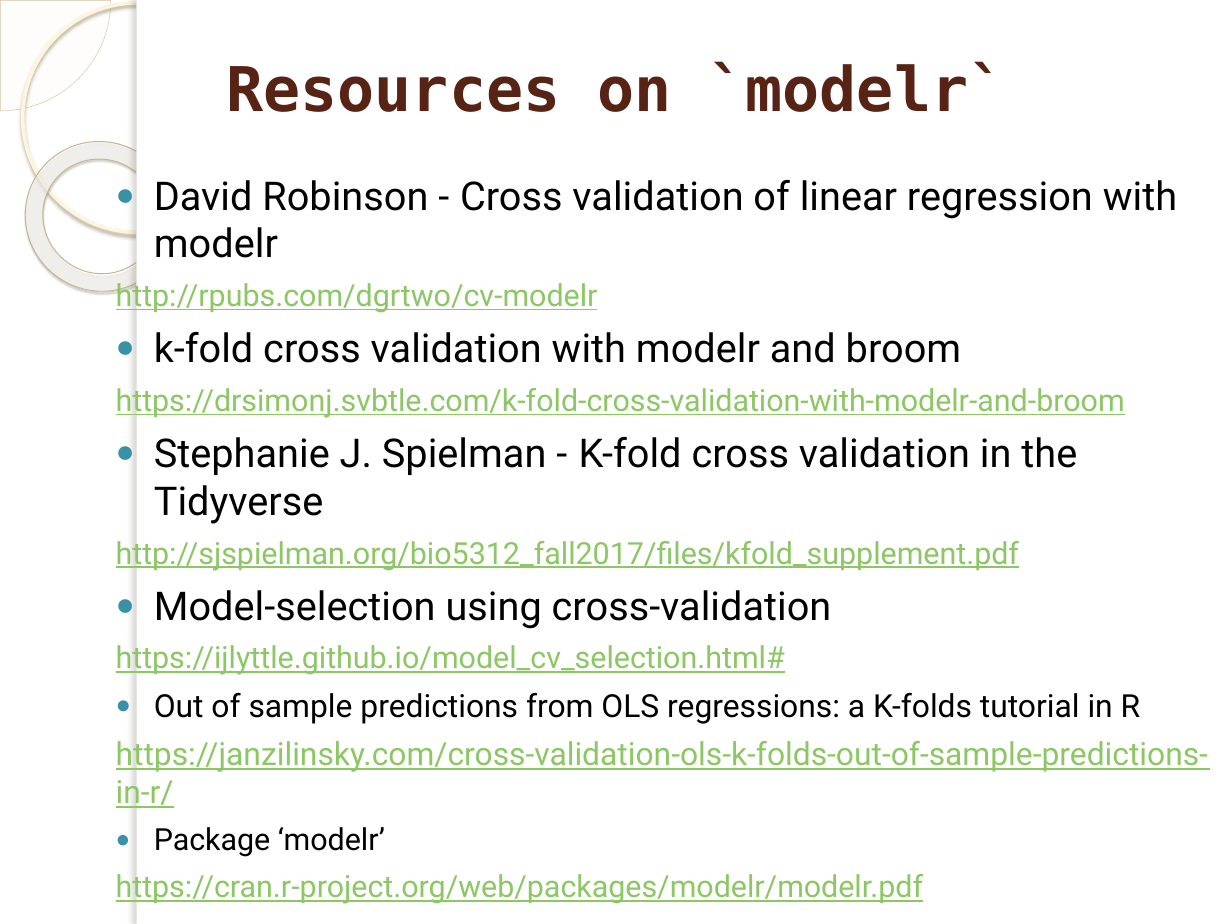
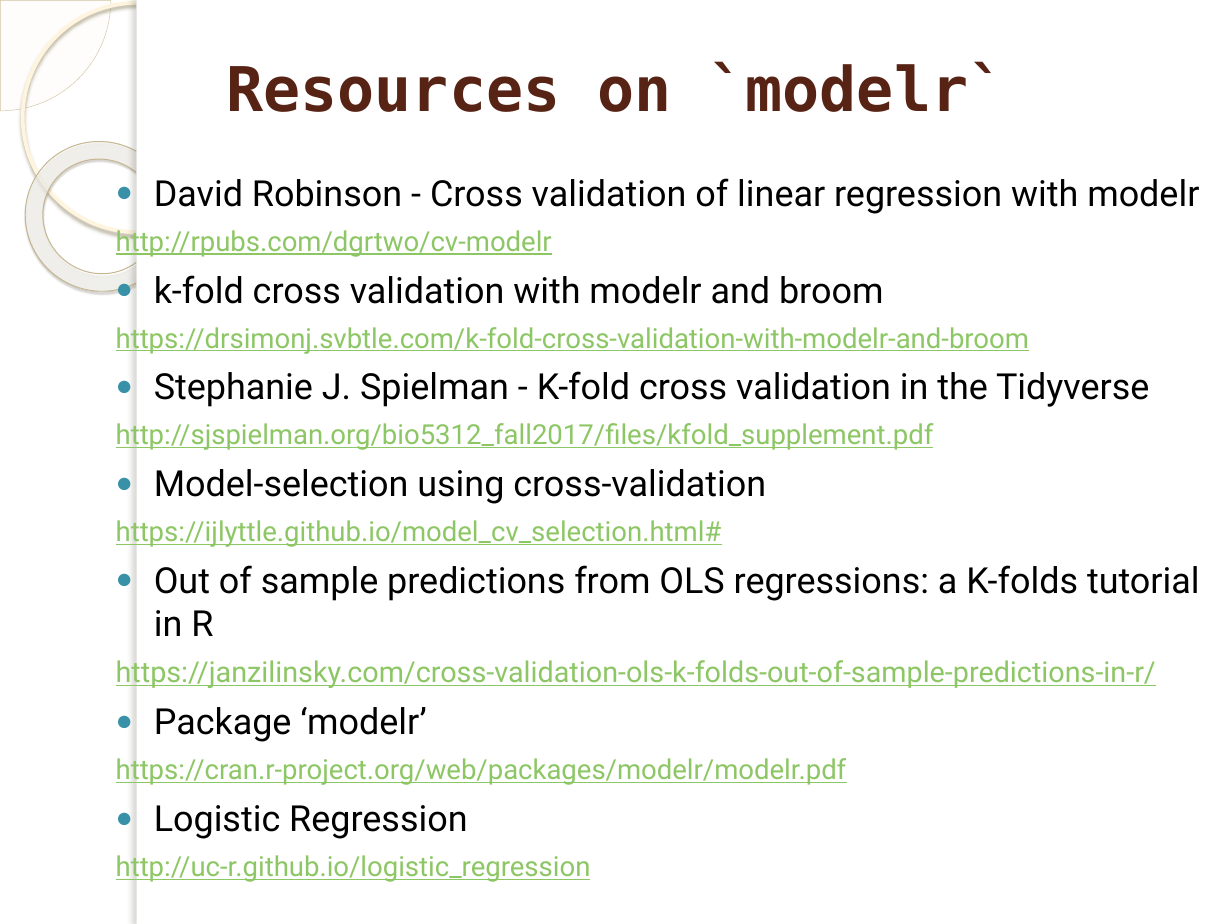
Before and after one commit to marinfotache/Data-Processing-Analysis-Science-with-R, a slide deck: slide 18 of 13 Introduction to Machine Learning/13_Introduction to Machine Learning.pptx. Drawn at 1232x924 pixels with LibreOffice and Linux fonts; fonts in the diff are those of the drawing; background and template pictures are left out. Boxes give left, top, right and bottom in pixels: in the first picture for what was removed or moved away, otherwise in the second. Text is boxed around its words. In the diff, an @@ line names an element or a change of style, - is before the commit and + after.

```diff
--- a/13 Introduction to Machine Learning/13_Introduction to Machine Learning.pptx
+++ b/13 Introduction to Machine Learning/13_Introduction to Machine Learning.pptx
@@ text at box(116, 178, 1200, 785): size 23.2 to 21 pt in "David Robinson - Cross validation of linear ...", "k-fold cross validation with modelr and broom", "Stephanie J. Spielman - K-fold cross validation ...", "Model-selection using cross-validation"; size 17.8 to 16.1 pt in "http://rpubs.com/dgrtwo/cv-modelr", "https://drsimonj.svbtle.com/k-fold-cross-validation-with-mod ...", "http://sjspielman.org/bio5312_fall2017/files/kfold_supplemen ...", "https://ijlyttle.github.io/model_cv_selection.html#" and 1 more places; size 18.6 to 21 pt in "Out of sample predictions from OLS regressions: ..."; size 18.6 to 16.8 pt in "https://janzilinsky.com/cross-validation-ols-k-folds-out-of- ..."; size 17.8 to 21 pt in "Package ‘modelr’" @@
@@ text at box(116, 805, 591, 882): paragraphs added @@
+● Logistic Regression
+http://uc-r.github.io/logistic_regression
```
